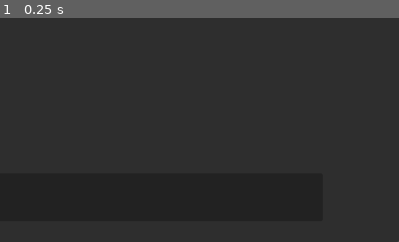
Above: before the commit, frame 1.
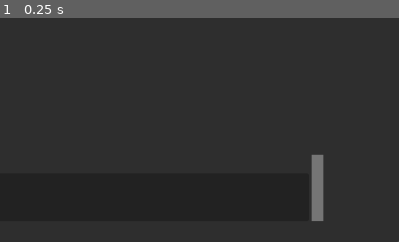
Above: after the commit, the same moment.

Repository: SnekOfSpice/dialog-parser
Game: Godot game, scene res://testing/test.tscn
Same seed, same stepped clock (60 frames per second), same inputs: the game is played once before the commit and once after it.
Inputs:
- Up to frame 1 (0.25 s): no input
The pictures show only the part of the screen within x 50-100%, y 50-100%; the shares and areas given below are measured in that part.

The runs differ from the first frame. In frame 1, 0.9% of the frame differs, in the area x 77-82%, y 61-91%.
Error in both runs: Attempt to call function 'get_as_text' in base 'null instance' on a null instance. (res://src/parser.gd:35)

Commit message:
add instruction delay

Diff:
--- a/src/InstructionHandler.gd
+++ b/src/InstructionHandler.gd
@@ -1,15 +1,25 @@
 extends Node
 
 
-# Called when the node enters the scene tree for the first time.
-func _ready() -> void:
-	pass # Replace with function body.
+signal set_input_lock(value)
 
 
-# Called every frame. 'delta' is the elapsed time since the previous frame.
-func _process(delta: float) -> void:
-	pass
+func execute(instruction_name, args, delay_before := 0.0, delay_after := 0.0):
+	emit_signal("set_input_lock", true)
+	if delay_before > 0.0:
+		prints("DELAY BEFRE", delay_before)
+		await get_tree().create_timer(delay_before).timeout
+		#t.connect("timeout", execute, [instruction_name, args, 0.0, delay_after])
+
+		#return
+
+	prints("EXECUTING ", instruction_name, " WITH ARGS ", args)
+	match instruction_name:
+		"play-sfx":
+			pass
 
 
-func execute(content):
-	prints("EXECUTING ", content)
+	if delay_after > 0.0:
+		await get_tree().create_timer(delay_after).timeout
+
+	emit_signal("set_input_lock", false)
--- a/src/line_reader.gd
+++ b/src/line_reader.gd
@@ -9,18 +9,27 @@
 var line_data := {}
 
 var line_index
+
+var is_input_locked := false : set = set_is_input_locked
 
 func _ready() -> void:
 	Parser.connect("read_new_line", read_new_line)
 	Parser.connect("terminate_page", close)
 	Parser.open_connection()
 
+	find_child("InstructionHandler").connect("set_input_lock", set_is_input_locked)
+
 
 
 func _unhandled_input(event: InputEvent) -> void:
 	if event is InputEventMouseButton:
+		if is_input_locked: return
 		if event.button_index == MOUSE_BUTTON_LEFT and event.pressed:
 			emit_signal("line_finished", line_index)
+
+func set_is_input_locked(value: bool):
+	is_input_locked = value
+	find_child("NextPromptContainer").visible = not is_input_locked
 
 func close(_terminating_page):
 	prints("closing page ", _terminating_page)
@@ -48,7 +57,7 @@
 	if line_type == Parser.LineType.Choice:
 		content = line_data.get("content").get("choices")
 	var content_name = line_data.get("content").get("name") # wtf is this
-	print(line_data)
+
 	find_child("TextContainer").visible = line_type == Parser.LineType.Text
 	find_child("ChoiceContainer").visible = line_type == Parser.LineType.Choice
 	match line_type:
@@ -60,7 +69,18 @@
 			if not find_child("InstructionHandler").has_method("execute"):
 				push_error("InsutrctionHandler doesn't have execute method.")
 				return
-			find_child("InstructionHandler").execute(content)
+
+			var instruction_name = content_name
+			var args = {}
+
+			# transform content to more friendly args
+			for c in content:
+				args[c.get("name")] = c.get("value")
+
+			var delay_before = new_line.get("content").get("delay.before")
+			var delay_after = new_line.get("content").get("delay.after")
+
+			find_child("InstructionHandler").execute(instruction_name, args, delay_before, delay_after)
 
 	# register facts
 	line_data.get("facts")
@@ -150,7 +170,7 @@
 	return [conditional_is_true, behavior]
 
 func handle_header(header: Array):
-	prints("HEADER ", header)
+	#prints("HEADER ", header)
 	for prop in header:
 		var data_type = prop.get("data_type")
 		var property_name = prop.get("property_name")
@@ -165,7 +185,7 @@
 
 func chunkify(line) -> Array:
 	var line_type = int(line.get("line_type"))
-	print(line)
+	#print(line)
 	match line_type:
 		Parser.LineType.Text:
 			print("text")
--- a/src/line_reader.tscn
+++ b/src/line_reader.tscn
@@ -66,6 +66,16 @@
 scroll_active = false
 autowrap_mode = 2
 
+[node name="NextPromptContainer" type="MarginContainer" parent="MarginContainer/HBoxContainer"]
+layout_mode = 2
+
+[node name="PanelContainer" type="PanelContainer" parent="MarginContainer/HBoxContainer/NextPromptContainer"]
+layout_mode = 2
+
+[node name="ColorRect" type="ColorRect" parent="MarginContainer/HBoxContainer/NextPromptContainer/PanelContainer"]
+custom_minimum_size = Vector2(16.68, 6.215)
+layout_mode = 2
+
 [node name="ChoiceContainer" type="PanelContainer" parent="."]
 anchors_preset = 15
 anchor_right = 1.0
